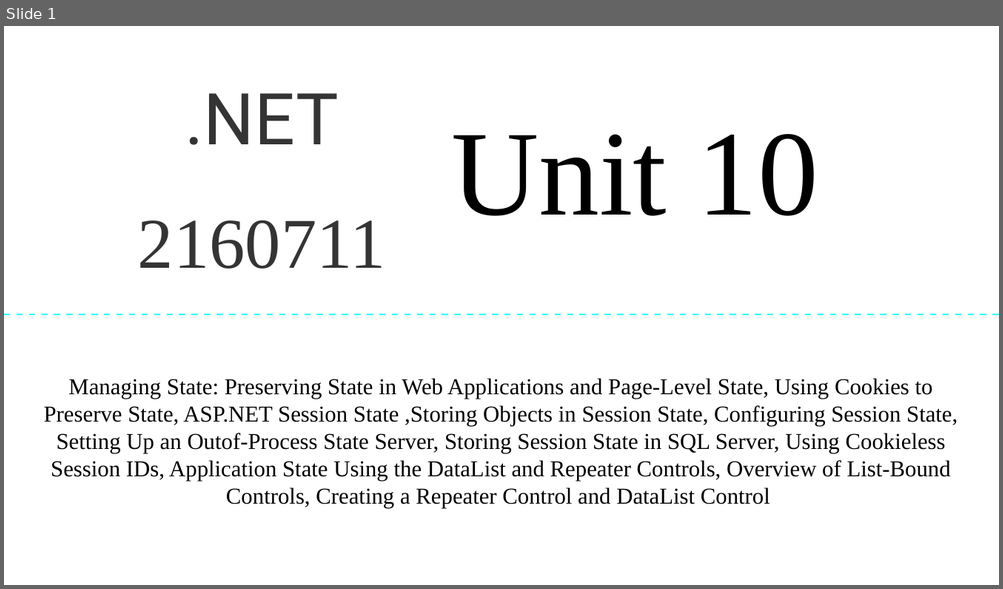
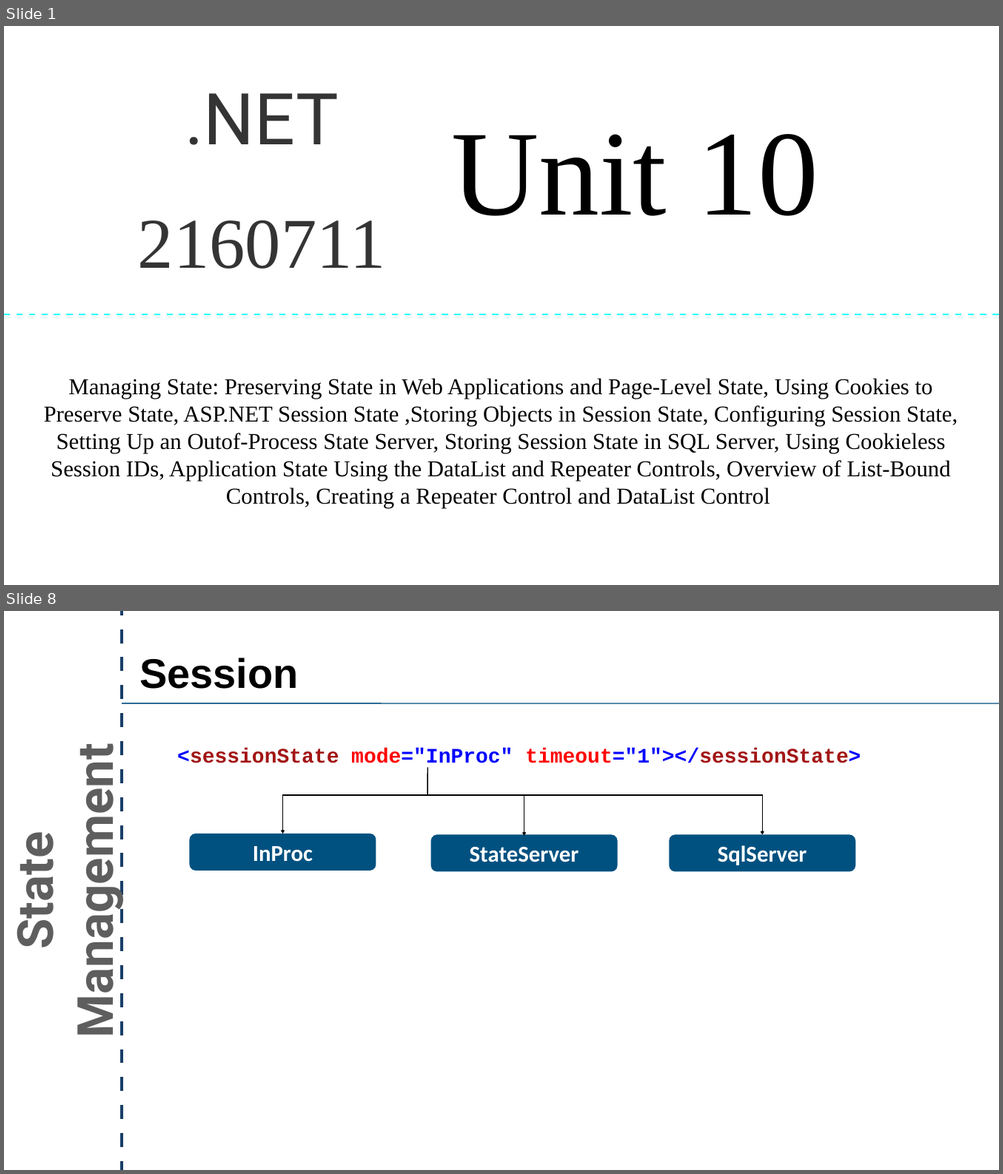
Before and after one commit to crpatel/DotNetMaterial, a slide deck: Unit 10.pptx. Shown one above the other, each under a label of ours: slide 1 before the commit, slides 1 and 8 after it; the slides between them are not shown. The pictures are 1003x589 and 1003x1174 pixels, drawn with LibreOffice and Linux fonts; fonts in the diff are those of the drawing. Boxes give left, top, right and bottom in pixels: in the first picture for what was removed or moved away, otherwise in the second. Text is boxed around its words. In the diff, an @@ line names an element or a change of style, - is before the commit and + after.

Commit message:
serverState Unit 10

```diff
--- a/Unit 10.pptx
+++ b/Unit 10.pptx
@@ slide 8 added at [4, 611, 999, 1170], background #FFFFFF @@
@@ line added from (122, 1170) to (122, 611), #183E67 4.5 pt @@
@@ text added at [139, 658, 299, 689], 80 pt, text #000000, bold @@
+Session
@@ line added from (122, 703) to (999, 703), #004D80 2 pt @@
@@ text added at [177, 748, 860, 769], 40 pt, text #A31515, bold @@
+<sessionState mode="InProc" timeout="1"></sessionState>
@@ text added at [4, 772, 127, 1028], 96 pt, text #5E5E5E, bold @@
+State Management
@@ group added at [282, 767, 762, 836]: 3 elbow arrows, 1 line @@
@@ rounded rectangle added at [189, 834, 375, 871], fill #005180, 44 pt, text #FFFFFF, bold @@
+InProc
@@ rounded rectangle added at [431, 834, 617, 871], fill #005180, 44 pt, text #FFFFFF, bold @@
+StateServer
@@ rounded rectangle added at [669, 834, 855, 871], fill #005180, 44 pt, text #FFFFFF, bold @@
+SqlServer
```
Also in this commit, not shown: 5 slides changed, 7 other slides added.
